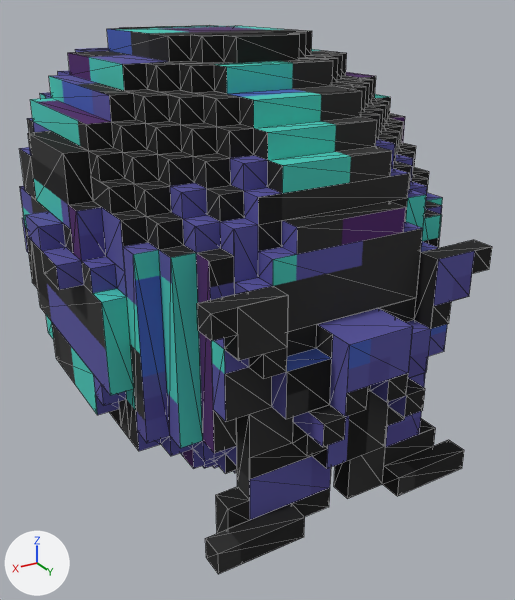
Before and after pictures for a commit that changed the glTF model new/assetcoloring/zilla gltf create/gltf in/black durag_vr goggles.gltf.
One viewpoint serves both versions: a 50 mm lens placed at (16.1, 29.4, 5.5), pointed at (-1.7, -0.1, -9.2). The lights are fixed; the arrows at lower left show +X, +Y and +Z. Mesh edges are drawn as thin lines. Vertices at the same position are counted once.

In view in the first picture: 'C18_H_Durag_Skydiving_VRGg-Mesh'.
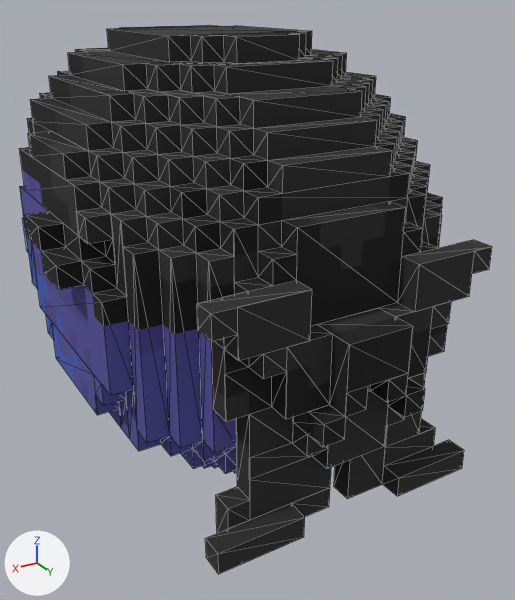
The change, as a list of edits to the scene's bpy script:
```text
Change me_c18_h_durag_skydiving_vrgg_mesh:
    used by ob_c18_h_durag_skydiving_vrgg_mesh; location = (0.0, 0.0, 0.0); scale = (-1.0, 1.0, 1.0)
    remove me_c18_h_durag_skydiving_vrgg_mesh.from_pydata(...)  # 981 vertices, 1558 faces; spans x -9.5..9.5, y -17.5..11.5, z -15.0..4.0
    add me_c18_h_durag_skydiving_vrgg_mesh.from_pydata(...)  # 990 vertices, 1582 faces; spans x -9.5..9.5, y -17.5..11.5, z -15.0..4.0
    me_c18_h_durag_skydiving_vrgg_mesh part 1
    15 vertices are removed from x -8.5..7.5, y -2.5..10.5, z -7.0..-2.0
    60 faces are deleted
    4 vertices are added at (2.5, 10.5, -4.0), (-2.5, 10.5, -4.0), (7.5, 2.5, -1.0), (8.5, 2.5, -1.0)
    8 new vertices lie (0.0, 0.0, 1.0) away from vertices in x -8.5..8.5, y 2.5..4.5, z -4.0..-2.0
    6 new vertices lie (-1.0, 0.0, 0.0) away from vertices in x -7.5..3.5, y 2.5..10.5, z -6.0..-1.0
    6 new vertices lie (1.0, 0.0, 0.0) away from vertices in x -3.5..7.5, y 3.5..10.5, z -6.0..-1.0
    84 new faces join them
    me_c18_h_durag_skydiving_vrgg_mesh part 2: 1286 kept faces spanning x -9.5..9.5, y -17.5..11.5, z -15.0..4.0 get new texture (UV) coordinates
```

Pixel boxes [x1, y1, x2, y2] of what changed, in the pictures (515 x 600 px; the box of a moved part takes in the faces that stretch with it):
part 1 of me_c18_h_durag_skydiving_vrgg_mesh, moved or reshaped
    both: [19, 117, 492, 419]
part 2 of me_c18_h_durag_skydiving_vrgg_mesh, surface changed
    both: [20, 25, 485, 545]
